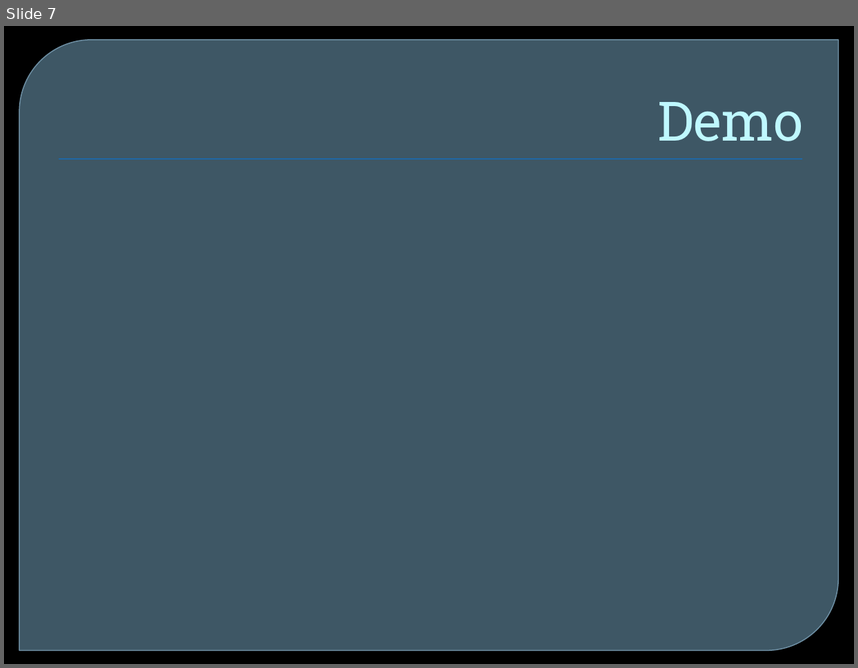
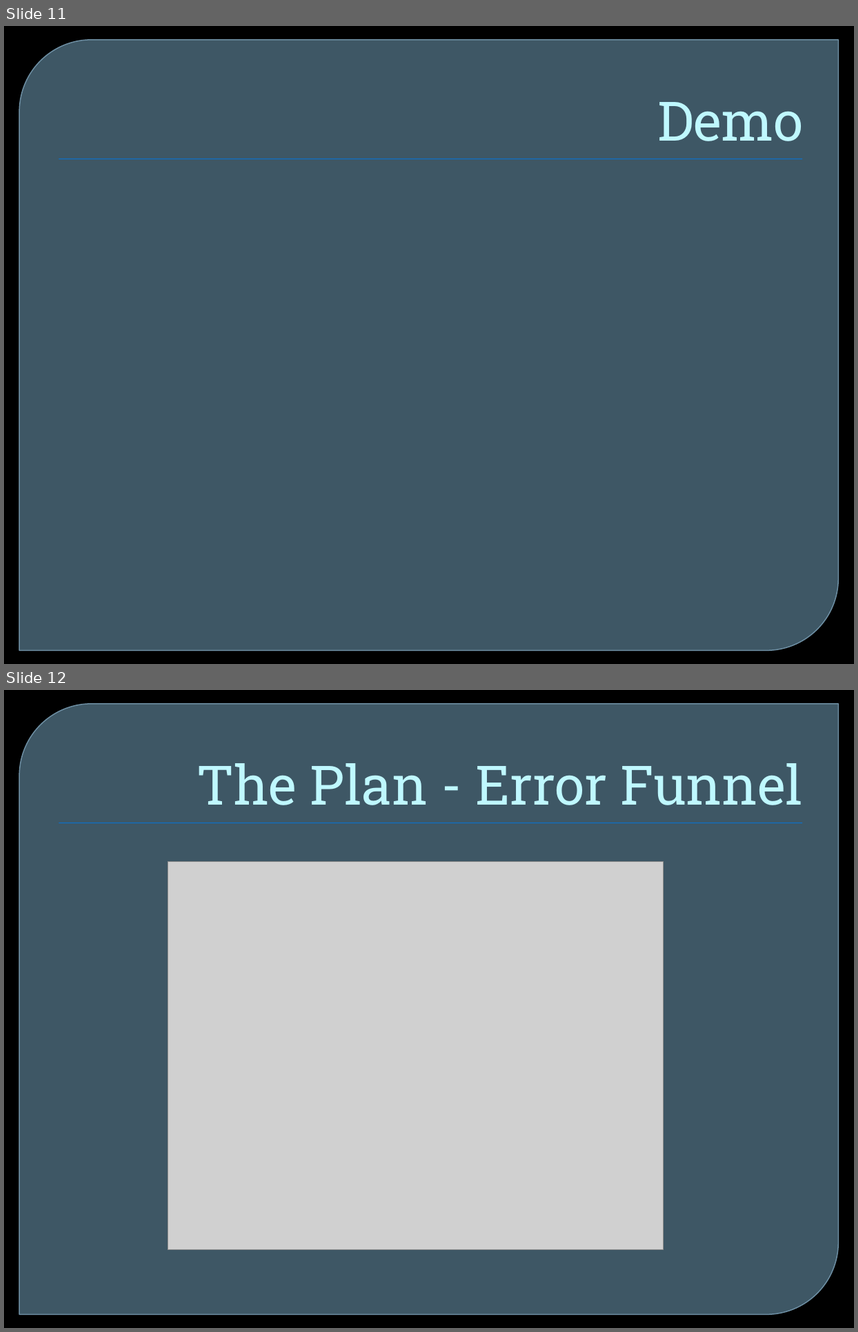
Before and after one commit to maveroke/PerformanceProgression, a slide deck: Report/Presentation 520.pptx. Shown one above the other, each under a label of ours: slide 7 before the commit, slides 11 and 12 after it. The pictures are 858x668 and 858x1332 pixels, drawn with LibreOffice and Linux fonts; fonts in the diff are those of the drawing; grey boxes stand for pictures; background and template pictures are left out. Boxes give left, top, right and bottom in pixels: in the first picture for what was removed or moved away, otherwise in the second. Text is boxed around its words. In the diff, an @@ line names an element or a change of style, - is before the commit and + after.

```diff
--- a/Report/Presentation 520.pptx
+++ b/Report/Presentation 520.pptx
@@ slide 12 added at (4,690,854,1328), background picture (left out); not listed: 2 template elements that a slide beside it also shows @@
@@ title added at (197,763,803,805), 46 pt, text #C0F7FF @@
+The Plan - Error Funnel
@@ picture added at (168,862,664,1250) @@
@@ what was slide 7 is now slide 11 @@
```
Also in this commit, not shown: 3 slides changed, 9 other slides added, 1 slide removed, 29 other files.
